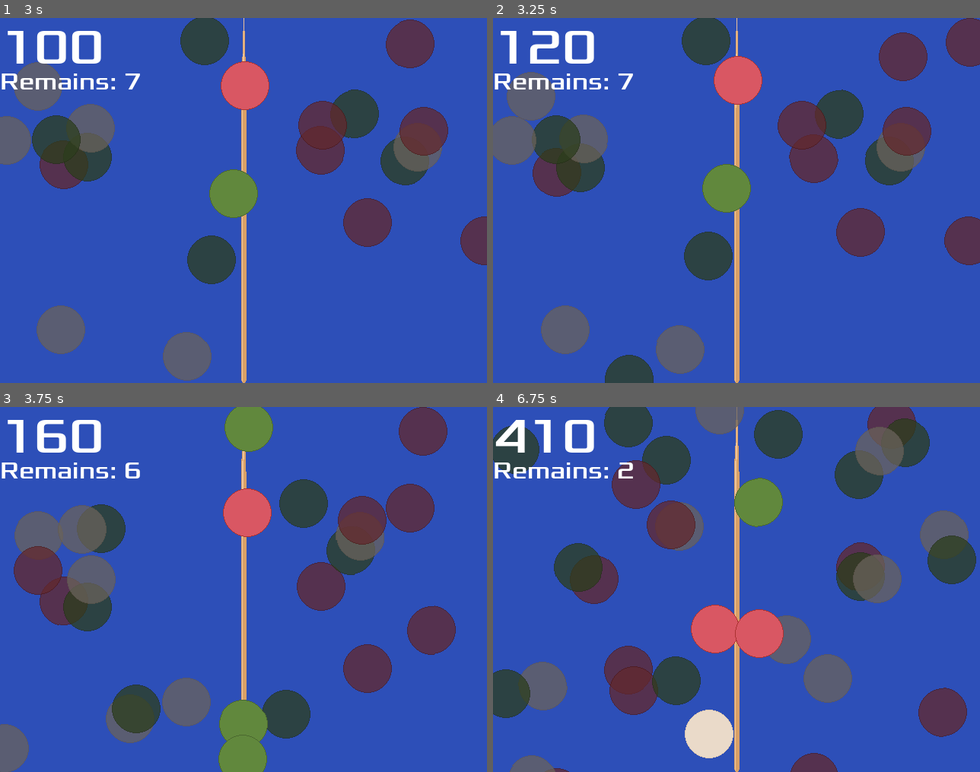
Above: before the commit, frames 1-4 (two rows, left to right).
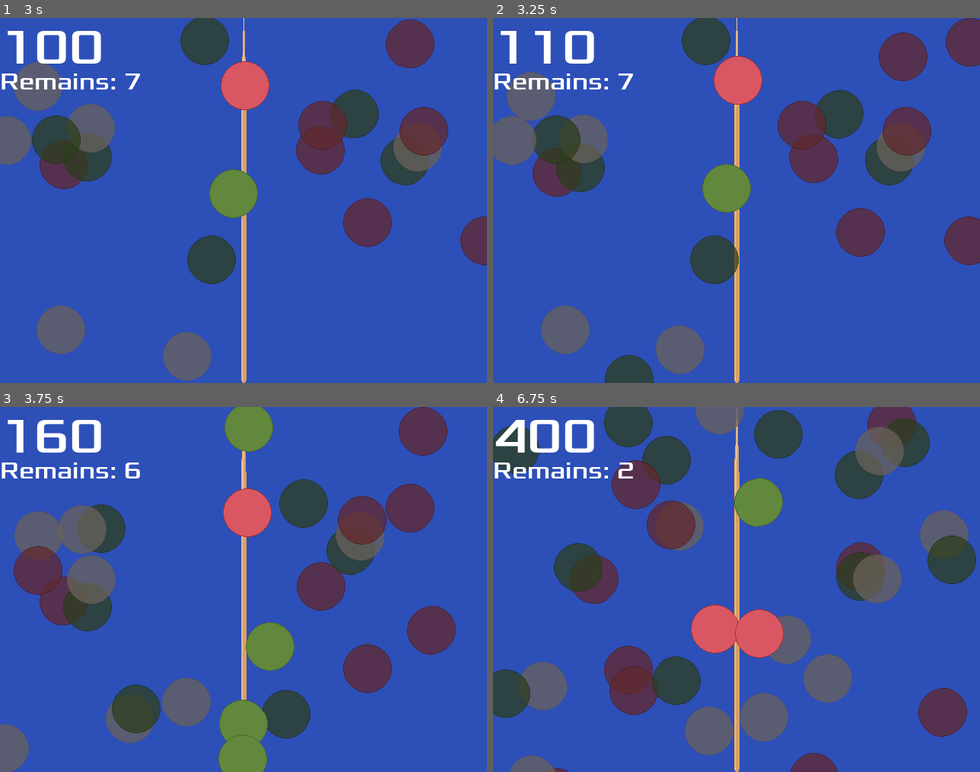
Above: after the commit, the same moments.

Repository: zundouz/ldjam54_odango
Game: Godot game, scene res://main.tscn
The game is run twice, just before and just after one commit, with the same random seed, the same clock (stepped at 60 frames per second) and the same inputs.
Inputs (mouse positions are in pixels of both pictures, inside the frame that each line leads up to):
- Up to frame 1 (3 s): tap Space (space) at 0.5, 2.85 s; move the mouse to (350, 182) at 0.52 s; hold Up (move_up) 0.53-1.28 s; tap Enter (enter) at 0.6, 1.35, 2.3 s; move the mouse to (146, 218) at 1.27 s; move the mouse to (292, 120) at 2.02 s; hold Up (move_up) from 2.03 s (still down); click (292, 120) at 2.1 s; move the mouse to (219, 273) at 2.77 s
- Up to frame 2 (3.25 s): keep holding Up (move_up); tap Enter (enter) at 3.05 s
- Up to frame 3 (3.75 s): move the mouse to (389, 644) at 3.52 s; release Up (move_up) at 3.53 s; tap W (w_key) at 3.6 s
- Up to frame 4 (6.75 s): tap Enter (enter) at 3.8, 4.35, 5.1, 6.05 s; move the mouse to (590, 534) at 4.27 s; move the mouse to (760, 589) at 5.02 s; move the mouse to (663, 498) at 5.77 s; hold Up (move_up) from 5.78 s (still down); click (663, 498) at 5.85 s; move the mouse to (843, 571) at 6.52 s; tap Space (space) at 6.6 s

Frame 1 is identical in both runs. In frame 2, 0.7% of the frame differs, in the area x 7-51%, y 3-73%; in frame 3, 1.0%; in frame 4, 2.5%, in the area x 7-61%, y 3-97%.

Commit message:
chore: 有効範囲を気持ち狭める

Diff:
--- a/odango.gd
+++ b/odango.gd
@@ -35,8 +35,8 @@
 
 	# ボタンを押したときに、座標が串の範囲内だったら得点
 	if MyGlobal.is_decide_key_just_pressed():
-		if (transform.get_origin().x < Center_X_Pos + 40
-			and transform.get_origin().x > Center_X_Pos - 40
+		if (transform.get_origin().x < Center_X_Pos + 36
+			and transform.get_origin().x > Center_X_Pos - 36
 			and $SeSwing.playing != true):
 			# シングルトンのような運用で、複数の団子がヒットしてしまっても効果音は1回しかならないようにする
 			if MyGlobal.is_swing_se_playing_on_odango == false:
